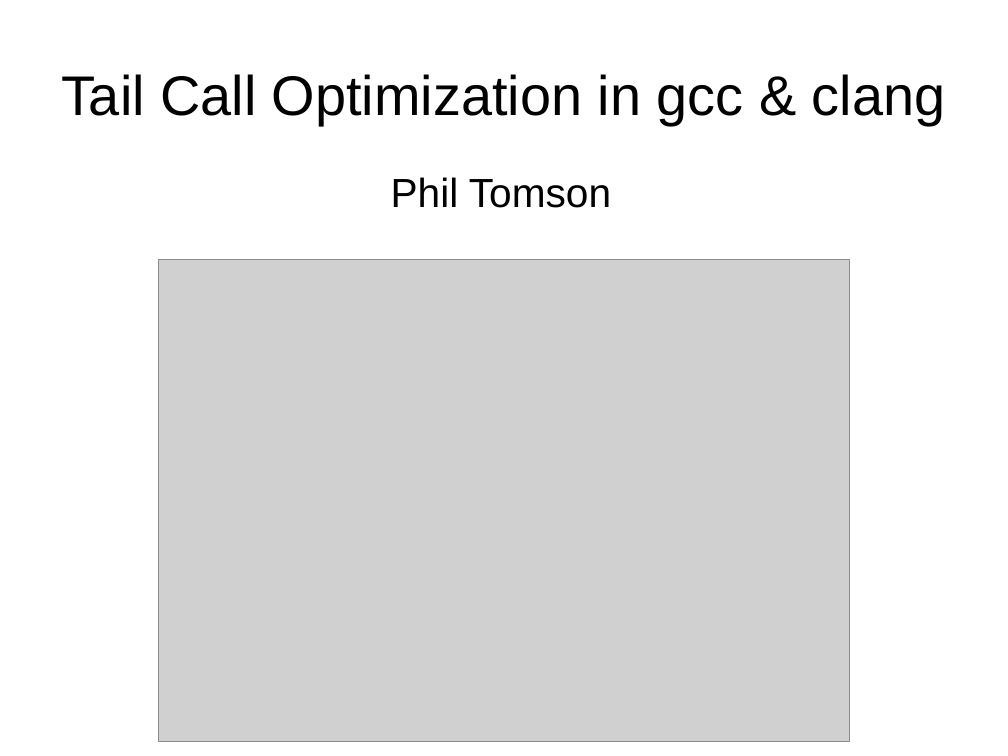
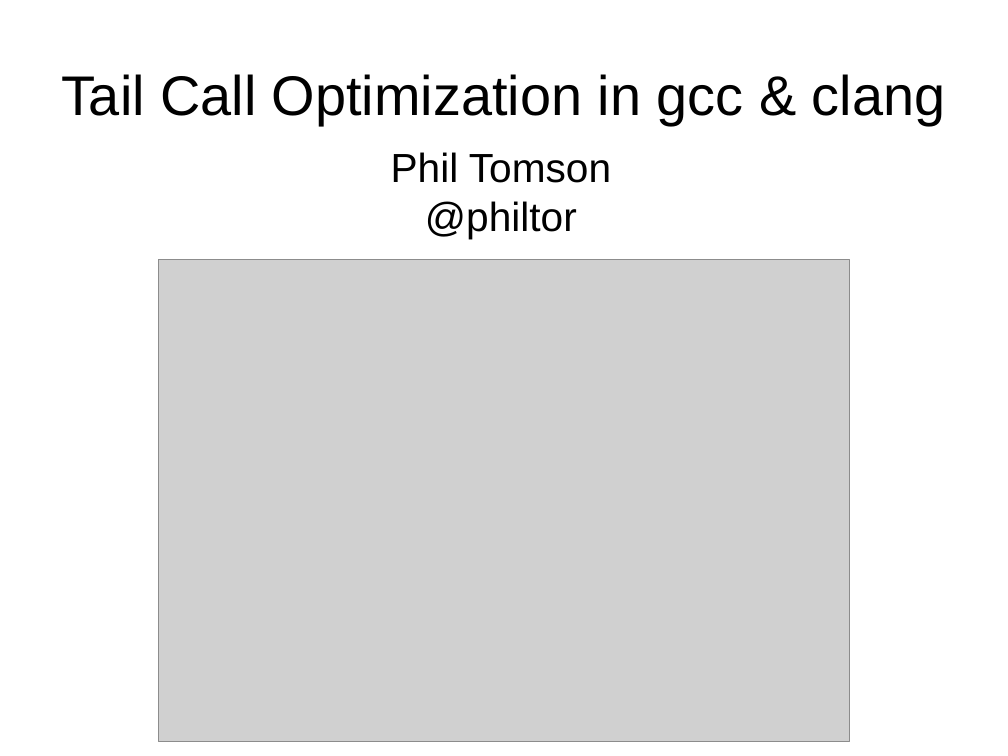
Before and after one commit to philtomson/TCO_in_gcc_talk, a slide deck: slide 1 of TCO_in_gcc.odp. Drawn at 1008x756 pixels with LibreOffice and Linux fonts; fonts in the diff are those of the drawing; grey boxes stand for pictures. Boxes give left, top, right and bottom in pixels: in the first picture for what was removed or moved away, otherwise in the second. Text is boxed around its words. In the diff, an @@ line names an element or a change of style, - is before the commit and + after.

Commit message:
added more slides

```diff
--- a/TCO_in_gcc.odp
+++ b/TCO_in_gcc.odp
@@ subtitle at [425, 201, 577, 239]: paragraph added @@
+@philtor
```
Also in this commit, not shown: 6 slides added.
